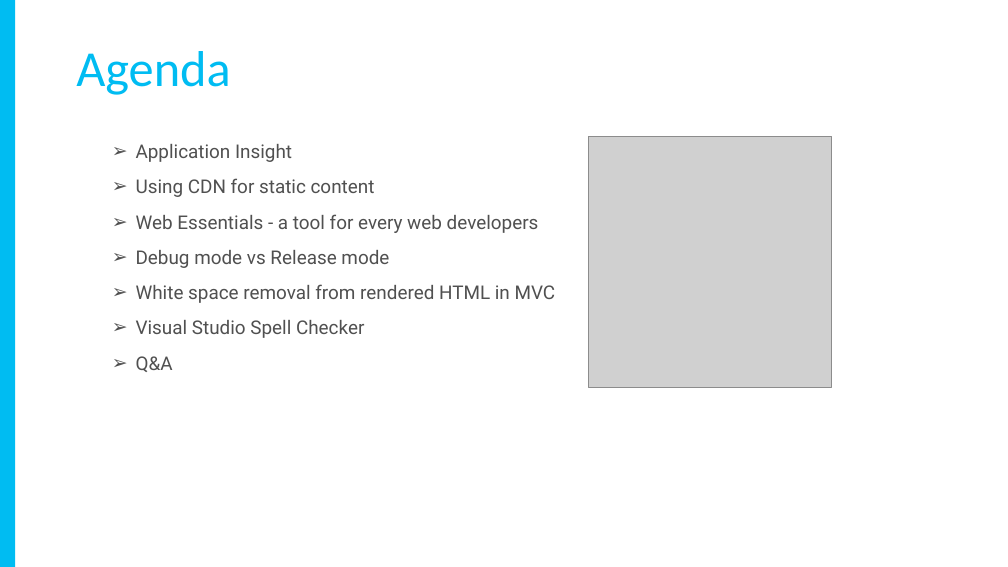
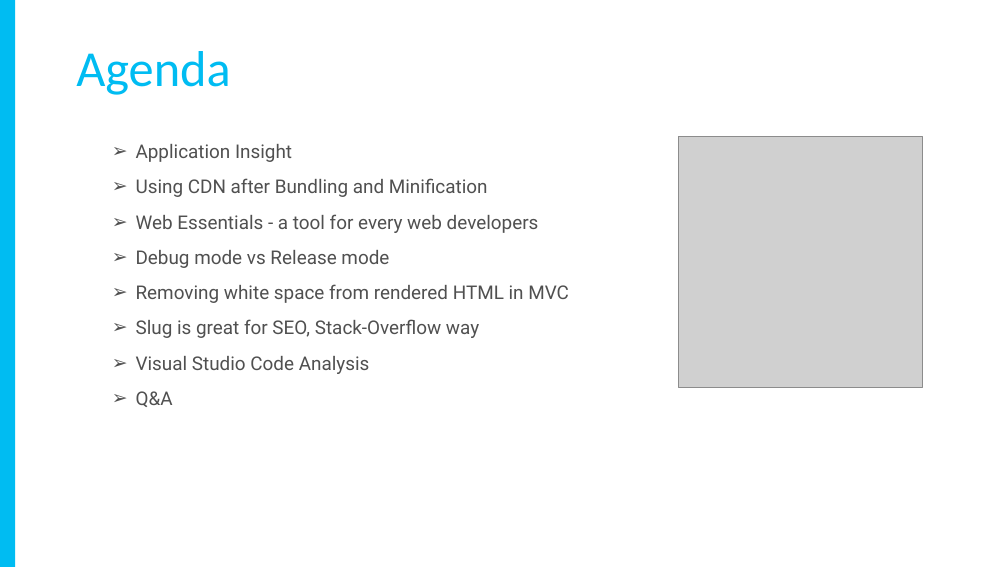
Before and after one commit to yadavavijay/tips-tricks, a slide deck: slide 2 of Slides.pptx. Drawn at 1008x567 pixels with LibreOffice and Linux fonts; fonts in the diff are those of the drawing; grey boxes stand for pictures. Boxes give left, top, right and bottom in pixels: in the first picture for what was removed or moved away, otherwise in the second. Text is boxed around its words. In the diff, an @@ line names an element or a change of style, - is before the commit and + after.

Commit message:
updated

```diff
--- a/Slides.pptx
+++ b/Slides.pptx
@@ picture: place and size @@
-picture at (588, 136, 833, 387)
+picture at (678, 136, 923, 387)
@@ text at (136, 178, 488, 197): text changed @@
-➢ Using CDN for static content
+➢ Using CDN after Bundling and Minification
@@ text at (136, 284, 569, 374): text changed @@
-➢ White space removal from rendered HTML in MVC
-➢ Visual Studio Spell Checker
+➢ Removing white space from rendered HTML in MVC
+➢ Slug is great for SEO, Stack-Overflow way
+➢ Visual Studio Code Analysis
```
Also in this commit, not shown: 3 other slides changed.
